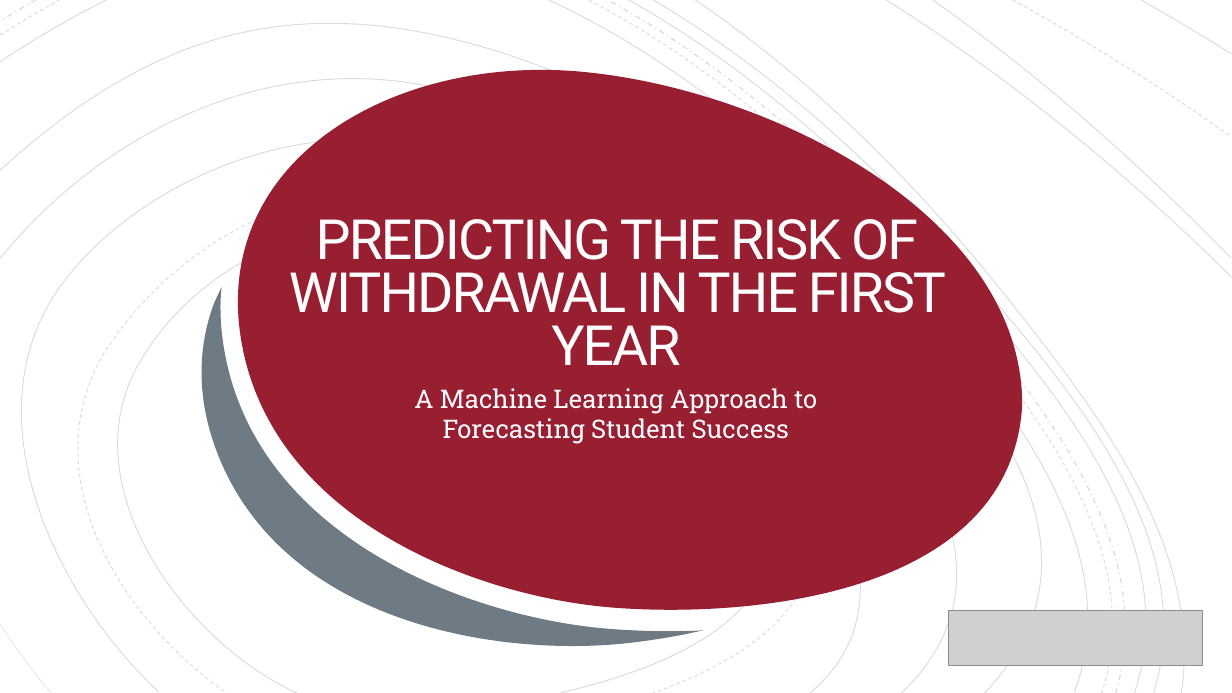
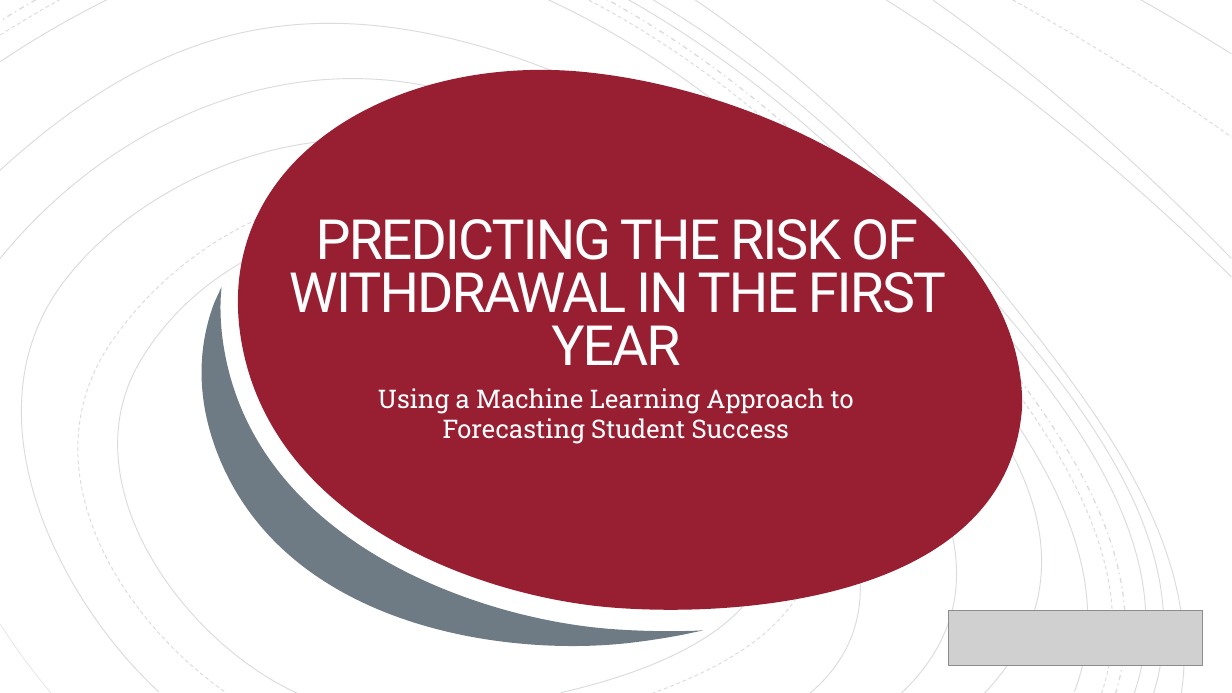
Before and after one commit to concrete-abstraction/student_risk_sagemaker, a slide deck: slide 1 of Documentation/student_risk_presentation.pptx. Drawn at 1232x693 pixels with LibreOffice and Linux fonts; fonts in the diff are those of the drawing; grey boxes stand for pictures. Boxes give left, top, right and bottom in pixels: in the first picture for what was removed or moved away, otherwise in the second. Text is boxed around its words. In the diff, an @@ line names an element or a change of style, - is before the commit and + after.

```diff
--- a/Documentation/student_risk_presentation.pptx
+++ b/Documentation/student_risk_presentation.pptx
@@ subtitle at [378, 388, 854, 444]: text changed @@
-A Machine Learning Approach to Forecasting Student Success
+Using a Machine Learning Approach to Forecasting Student Success
```
Also in this commit, not shown: 4 other slides changed.
